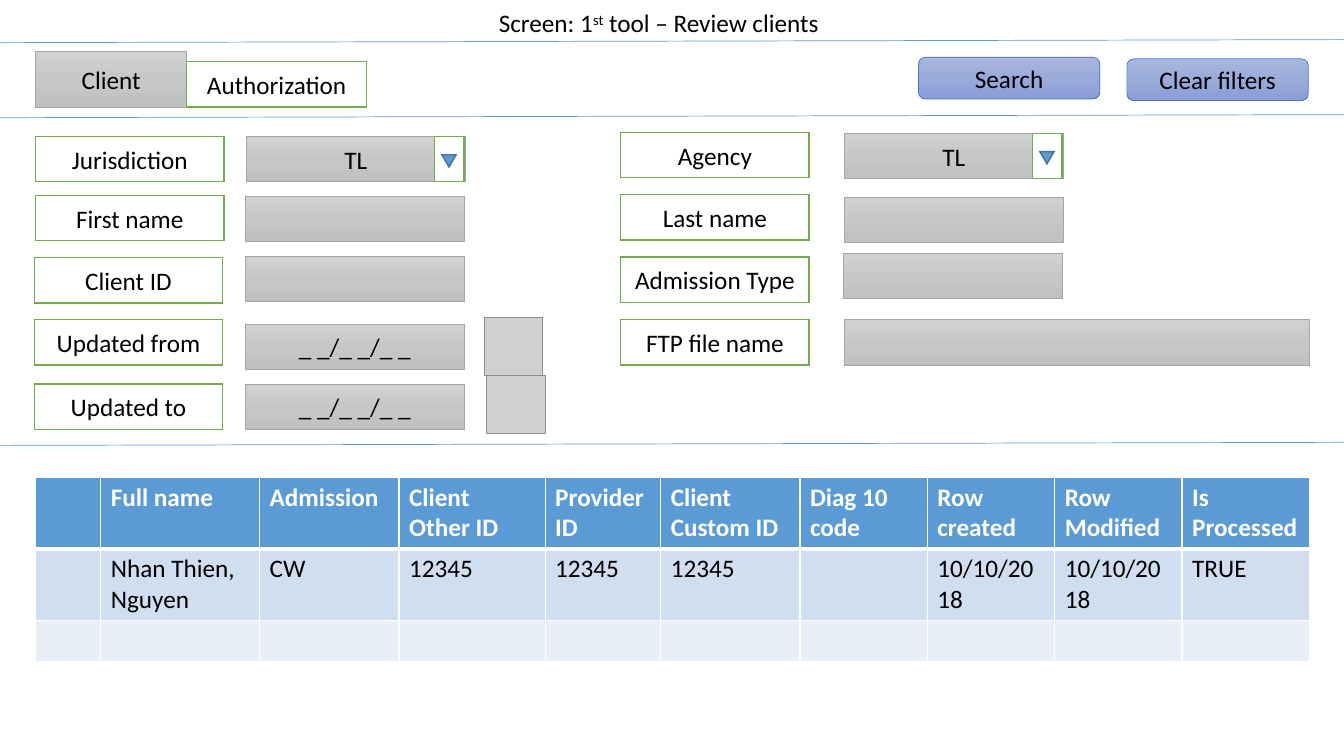
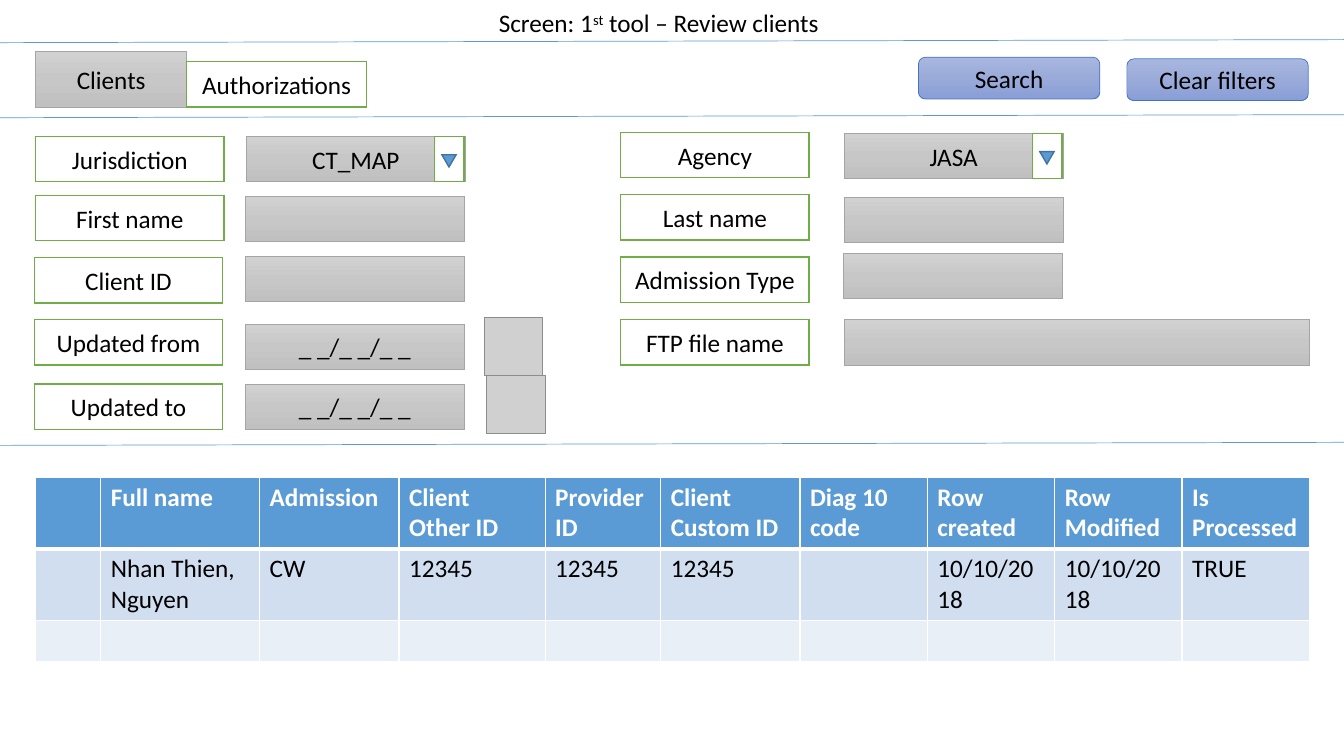
Before and after one commit to thiennhank9/Tool-tier-3, a slide deck: slide 10 of tool_tier3_docs/sreens.pptx. Drawn at 1344x756 pixels with LibreOffice and Linux fonts; fonts in the diff are those of the drawing; grey boxes stand for pictures. Boxes give left, top, right and bottom in pixels: in the first picture for what was removed or moved away, otherwise in the second. Text is boxed around its words. In the diff, an @@ line names an element or a change of style, - is before the commit and + after.

```diff
--- a/tool_tier3_docs/sreens.pptx
+++ b/tool_tier3_docs/sreens.pptx
@@ text in rectangle at (77, 71, 146, 89): text changed @@
-Client
+Clients
@@ text in rectangle at (202, 76, 351, 95): text changed @@
-Authorization
+Authorizations
@@ text in rectangle at (930, 149, 978, 166): text changed @@
-TL
+JASA
@@ text in rectangle at (312, 152, 399, 173): text changed @@
-TL
+CT_MAP
```
Also in this commit, not shown: 6 other slides changed, 8 other files.
